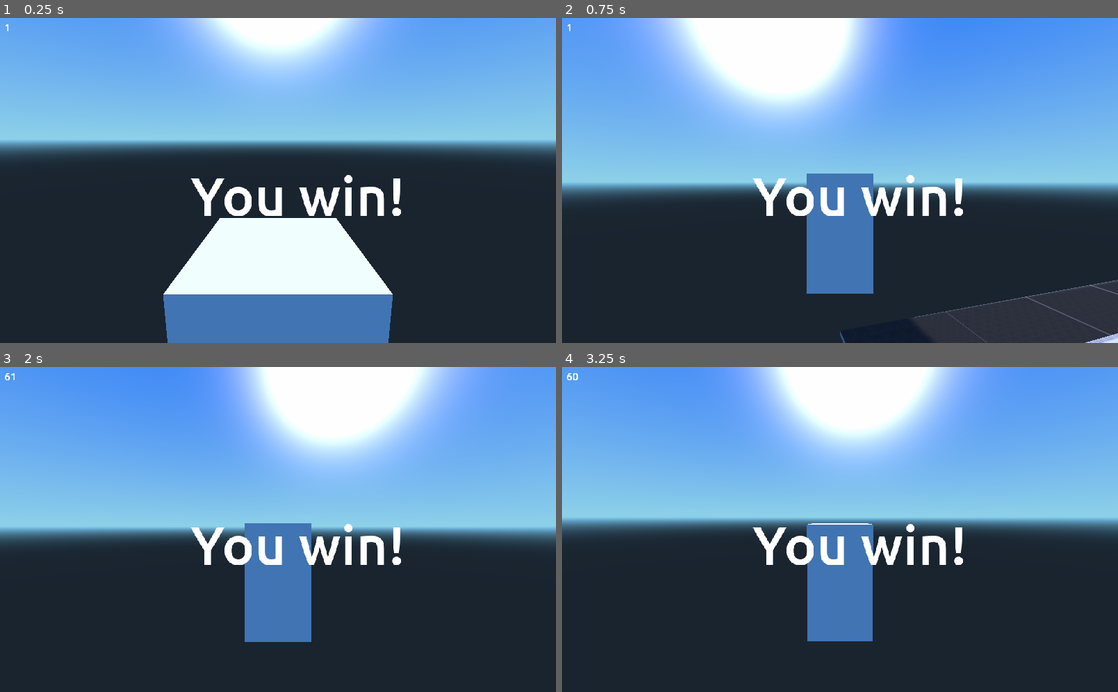
Above: before the commit, frames 1-4 (two rows, left to right).
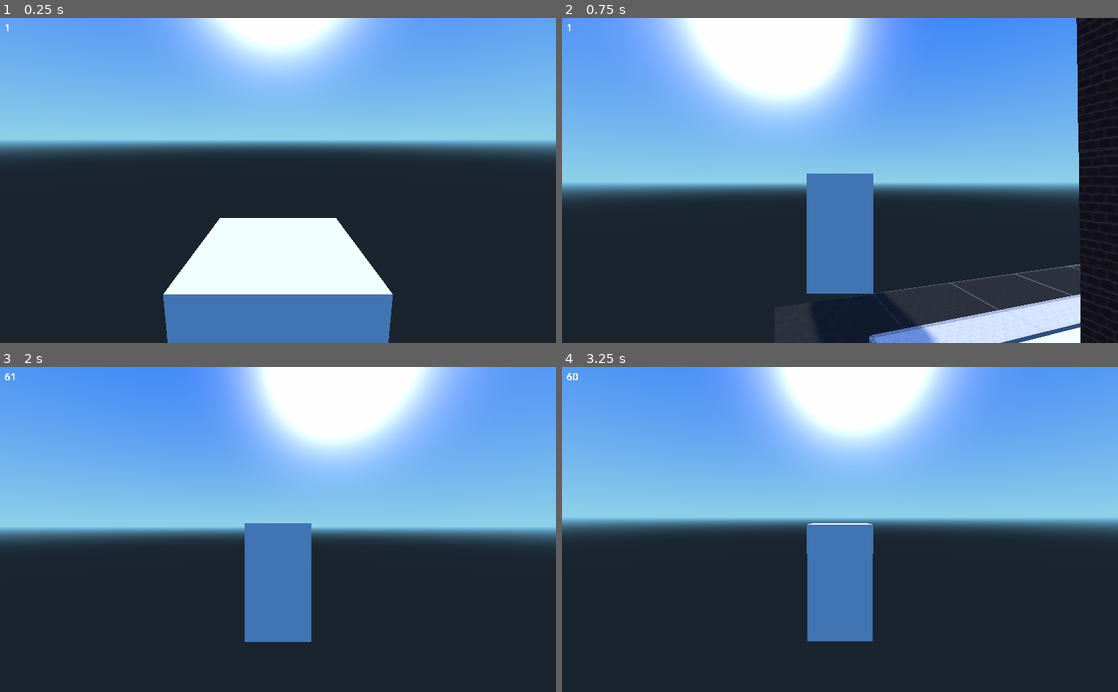
Above: after the commit, the same moments.

Repository: Bubbers/BubbaIllegalContructionInc
Game: Godot game, scene res://Main.tscn
Same seed, same stepped clock (60 frames per second), same inputs: the game is played once before the commit and once after it.
Inputs (mouse positions are in pixels of both pictures, inside the frame that each line leads up to):
- Up to frame 1 (0.25 s): no input
- Up to frame 2 (0.75 s): tap Enter at 0.5 s; move the mouse to (867, 180) at 0.52 s; hold W (forward) from 0.53 s (still down); tap E (interact) at 0.6 s
- Up to frame 3 (2 s): keep holding W (forward); tap Space (jump) at 0.77, 1.52 s; move the mouse to (250, 529) at 1.27 s; tap E (interact) at 1.35 s
- Up to frame 4 (3.25 s): keep holding W (forward); tap Space (jump) at 2, 3.02 s; move the mouse to (851, 523) at 2.02 s; tap E (interact) at 2.1, 2.85 s; tap Enter at 2.75 s; move the mouse to (834, 536) at 2.77 s

The runs differ from the first frame. In frame 1, 1.6% of the frame differs, in the area x 34-73%, y 48-61%; in frame 2, 11%, in the area x 34-100%, y 0-100%; in frame 3, 1.6%; in frame 4, 1.6%.

Commit message:
Fix too narrow neigbourhoods
Signed-off-by: Viktor Sjölind <viktor@sjolind.se>

Diff:
--- a/City.gd
+++ b/City.gd
@@ -11,9 +11,11 @@
 func _ready():
     var width = 4
     var height = 4
+    var block_width = 3 * (1.0 + 1.0/width)
+    var block_height = 3 * (1.0 + 1.0/height)
     for x in range(10):
         for z in range(10):
-            _neighborhood(Vector3(1.5 + (x * 3 * width), 0, 1.5 + (z * 3 * height)), width, height)
+            _neighborhood(Vector3(x * block_width * width, 0, z * block_height * height), width, height)
 
 
 #
